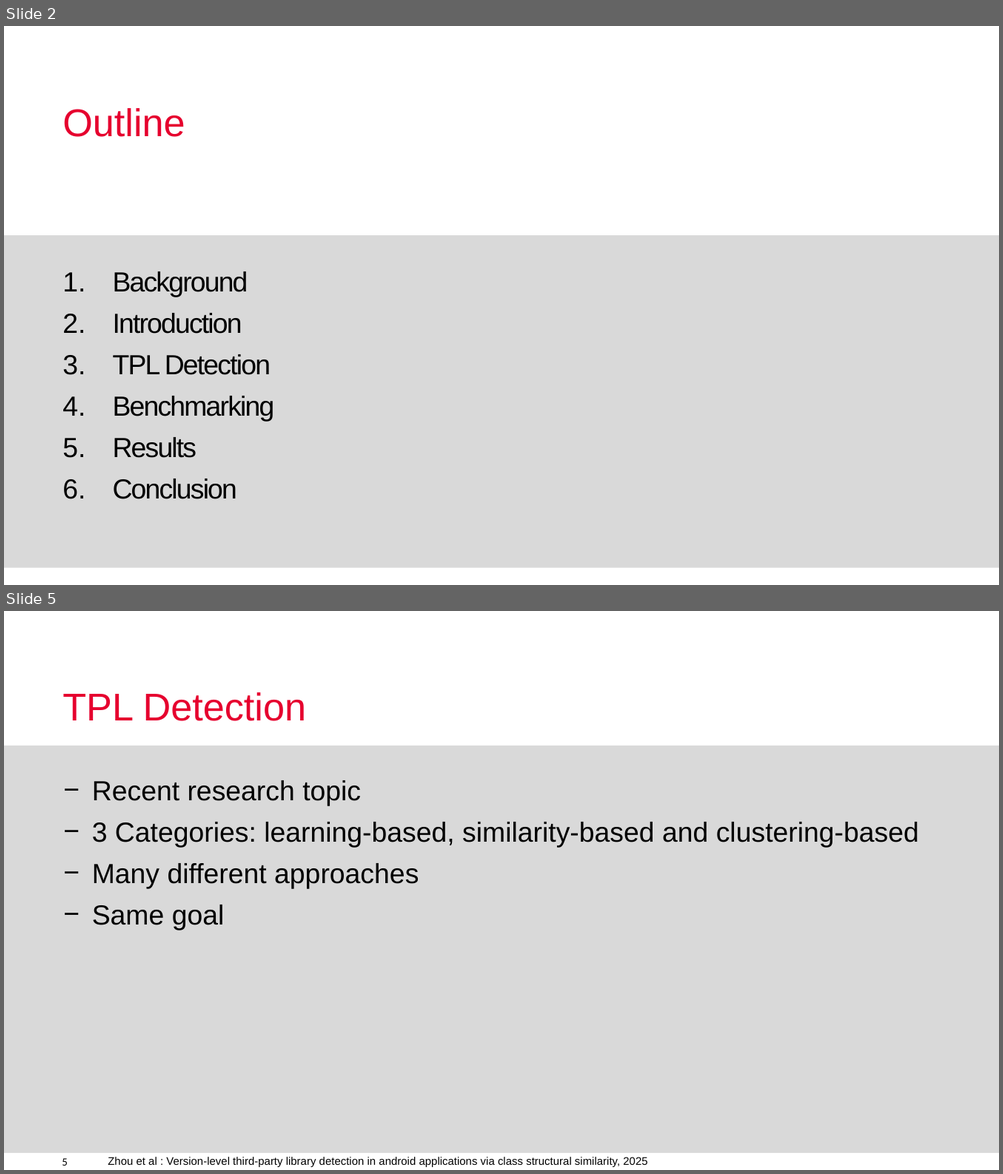
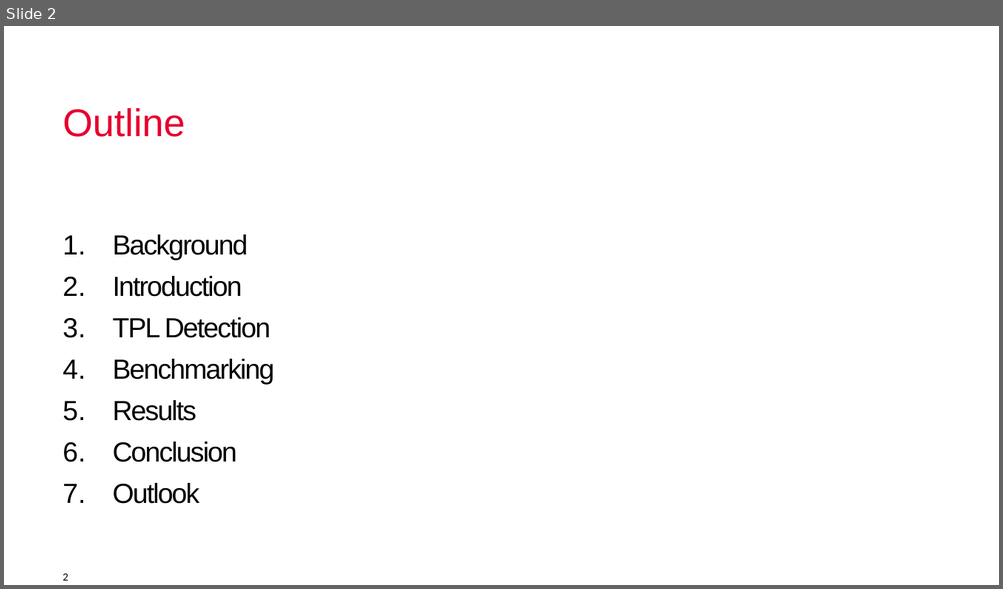
Before and after one commit to X-TPL/X-TPL, a slide deck: Presentations/26_05_26_Seminar.pptx. Shown one above the other, each under a label of ours: slides 2 and 5 before the commit, slide 2 after it; the slides between them are not shown. The pictures are 1003x1174 and 1003x589 pixels, drawn with LibreOffice and Linux fonts; fonts in the diff are those of the drawing; background and template pictures are left out. Boxes give left, top, right and bottom in pixels: in the first picture for what was removed or moved away, otherwise in the second. Text is boxed around its words. In the diff, an @@ line names an element or a change of style, - is before the commit and + after.

```diff
--- a/Presentations/26_05_26_Seminar.pptx
+++ b/Presentations/26_05_26_Seminar.pptx
@@ slide 5 removed at [4, 611, 999, 1170], background #FFFFFF; not listed: 1 template element that a slide beside it also shows @@
@@ title removed at [62, 692, 307, 721] @@
-TPL Detection
@@ rectangle removed at [4, 745, 999, 1153] @@
@@ text removed at [92, 780, 919, 931] @@
-− Recent research topic
-− 3 Categories: learning-based, similarity-based and clustering-based
-− Many different approaches
-− Same goal
@@ page number removed at [62, 1159, 68, 1166] @@
-5
@@ text removed at [108, 1157, 647, 1167] @@
-Zhou et al : Version-level third-party library detection in android applications via class structural similarity, 2025
@@ slide 2 changed as well @@
@@ rectangle removed at [4, 236, 999, 569] @@
@@ text "Background": place and size @@
-text "Background" at [113, 272, 275, 500]
+text "Background" at [113, 235, 275, 504]
@@ text at [113, 483, 200, 504]: paragraph added @@
+7. Outlook
@@ text added at [62, 574, 68, 581], 8 pt, text #000000 @@
+2
```
Also in this commit, not shown: 9 other slides changed, 9 slides added, 2 other slides removed.
